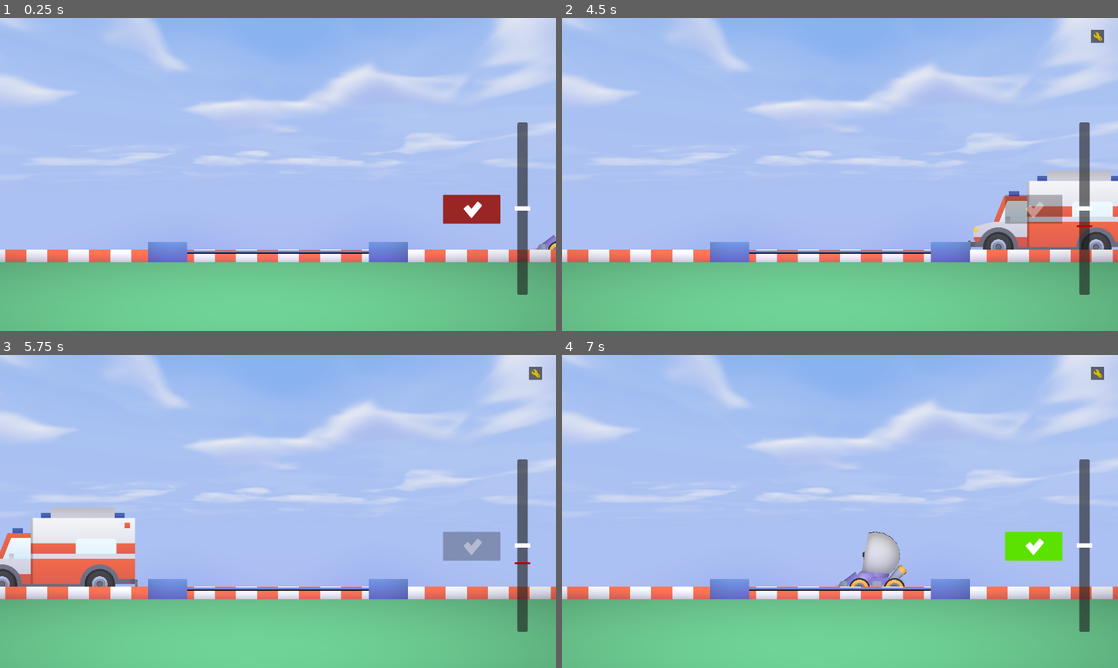
Above: before the commit, frames 1-4 (two rows, left to right).
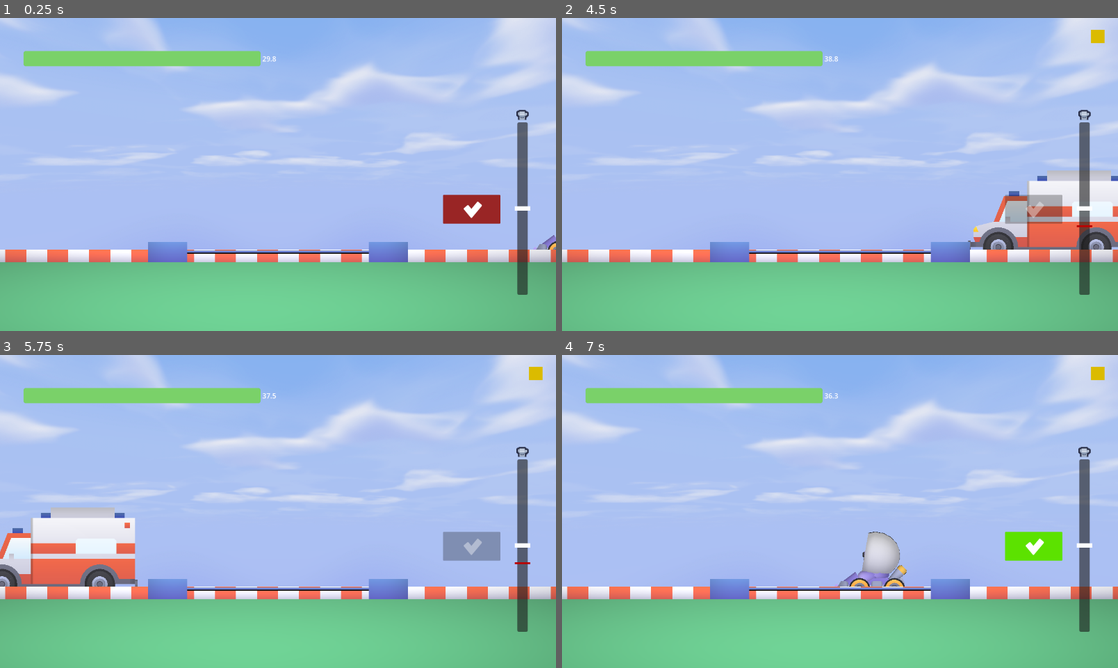
Above: after the commit, the same moments.

Repository: fabling-dev/auto-weigher
Game: Godot game, scene res://scenes/gameplay.tscn
The game is run twice, just before and just after one commit, with the same random seed, the same clock (stepped at 60 frames per second) and the same inputs.
Inputs (mouse positions are in pixels of both pictures, inside the frame that each line leads up to):
- Up to frame 1 (0.25 s): no input
- Up to frame 2 (4.5 s): click (1034, 208) at 0.5 s; click (1034, 208) at 2 s; click (1034, 208) at 4.25 s
- Up to frame 3 (5.75 s): no input
- Up to frame 4 (7 s): no input

The runs differ from the first frame. In frame 1, 2.3% of the frame differs, in the area x 4-96%, y 10-33%; in frame 2, 2.4%, in the area x 4-98%, y 3-33%; in frame 3, 2.3%; in frame 4, 2.4%.

Commit message:
Cleanup, timer implementation (basic), v1.01 fallback

Diff:
--- a/scenes/UI.tscn
+++ b/scenes/UI.tscn
@@ -1,8 +1,11 @@
 [gd_scene format=3 uid="uid://o7rq8nch8svj"]
 
 [ext_resource type="Script" uid="uid://beh5hgrc6r4sd" path="res://scripts/GUI.gd" id="1_dj8aq"]
-[ext_resource type="Texture2D" uid="uid://dc50bexthwvr0" path="res://aseprite_assets/edited_icons/checkmark_wide.png" id="2_ro3t7"]
+[ext_resource type="Texture2D" uid="uid://dc50bexthwvr0" path="res://assets/icons/checkmark_wide.png" id="2_ro3t7"]
 [ext_resource type="Script" uid="uid://xskof86eq0qs" path="res://scripts/scoredisplay.gd" id="3_5en4g"]
+[ext_resource type="Script" uid="uid://clgmqya13gw6r" path="res://scripts/timercountdown.gd" id="4_ua6yw"]
+[ext_resource type="StyleBox" uid="uid://cpigvl73oi56d" path="res://shaders/timer.tres" id="5_75u2n"]
+[ext_resource type="Texture2D" uid="uid://bna48v703icn8" path="res://assets/icons/anvil.png" id="6_3wlde"]
 
 [sub_resource type="Gradient" id="Gradient_dj8aq"]
 colors = PackedColorArray(1, 1, 1, 1, 1, 1, 1, 1)
@@ -205,7 +208,7 @@
 action_mode = 0
 icon = ExtResource("2_ro3t7")
 
-[node name="HFlowContainer" type="HFlowContainer" parent="." unique_id=1622542405]
+[node name="scorecontainer" type="HFlowContainer" parent="." unique_id=1622542405]
 layout_mode = 1
 anchors_preset = 15
 anchor_right = 1.0
@@ -222,4 +225,42 @@
 last_wrap_alignment = 3
 script = ExtResource("3_5en4g")
 
+[node name="TIMEDOWN" type="HBoxContainer" parent="." unique_id=104144763]
+layout_mode = 1
+anchors_preset = 15
+anchor_right = 1.0
+anchor_bottom = 1.0
+offset_left = 53.0
+offset_top = 74.0
+offset_right = -644.0
+offset_bottom = -608.0
+grow_horizontal = 2
+grow_vertical = 2
+script = ExtResource("4_ua6yw")
+
+[node name="timedownbar" type="ProgressBar" parent="TIMEDOWN" unique_id=708624638]
+unique_name_in_owner = true
+layout_mode = 2
+size_flags_horizontal = 3
+size_flags_vertical = 1
+theme_override_styles/fill = ExtResource("5_75u2n")
+max_value = 10.0
+value = 10.0
+allow_greater = true
+show_percentage = false
+
+[node name="timer" type="Label" parent="TIMEDOWN" unique_id=705518129]
+layout_mode = 2
+text = "0"
+
+[node name="TextureRect" type="TextureRect" parent="." unique_id=1736242435]
+custom_minimum_size = Vector2(28, 28)
+custom_maximum_size = Vector2(28, 28)
+layout_mode = 0
+offset_left = 1188.0
+offset_top = 206.0
+offset_right = 1216.0
+offset_bottom = 234.0
+texture = ExtResource("6_3wlde")
+
 [connection signal="pressed" from="Button" to="." method="_on_button_pressed"]
--- a/scenes/t1_wrench.tscn
+++ b/scenes/t1_wrench.tscn
@@ -1,6 +1,6 @@
 [gd_scene format=3 uid="uid://b0a5as1dwtfxu"]
 
-[ext_resource type="Texture2D" uid="uid://ddqgaugsqo77t" path="res://aseprite_assets/icons/wrench.png" id="1_jksff"]
+[ext_resource type="Texture2D" uid="uid://ddqgaugsqo77t" path="res://temp_assets/iconsbackup/wrench.png" id="1_jksff"]
 [ext_resource type="Script" uid="uid://bjnhcseslv0e5" path="res://scripts/t1_wrench.gd" id="2_rs6ab"]
 
 [sub_resource type="Gradient" id="Gradient_rs6ab"]
--- a/scenes/t2_wrench.tscn
+++ b/scenes/t2_wrench.tscn
@@ -1,6 +1,6 @@
 [gd_scene format=3 uid="uid://b3kl25exmtclk"]
 
-[ext_resource type="Texture2D" uid="uid://ddqgaugsqo77t" path="res://aseprite_assets/icons/wrench.png" id="1_4416o"]
+[ext_resource type="Texture2D" uid="uid://ddqgaugsqo77t" path="res://temp_assets/iconsbackup/wrench.png" id="1_4416o"]
 [ext_resource type="Script" uid="uid://cbc23ul7sm2f" path="res://scripts/t2_wrench.gd" id="2_4064g"]
 
 [sub_resource type="Gradient" id="Gradient_rs6ab"]
--- a/scenes/t3_wrench.tscn
+++ b/scenes/t3_wrench.tscn
@@ -1,6 +1,6 @@
 [gd_scene format=3 uid="uid://bc2ms6arf81gj"]
 
-[ext_resource type="Texture2D" uid="uid://ddqgaugsqo77t" path="res://aseprite_assets/icons/wrench.png" id="1_02usf"]
+[ext_resource type="Texture2D" uid="uid://ddqgaugsqo77t" path="res://temp_assets/iconsbackup/wrench.png" id="1_02usf"]
 [ext_resource type="Script" uid="uid://ba1s3ua67oh8k" path="res://scripts/t3_wrench.gd" id="2_q1r2h"]
 
 [sub_resource type="Gradient" id="Gradient_rs6ab"]
--- a/scripts/gamemanager.gd
+++ b/scripts/gamemanager.gd
@@ -7,6 +7,7 @@
 var t1_count : int = 0
 var t2_count : int = 0
 var t3_count : int = 0
+var timer : float = 0.0
 
 const upgrade_count : int = 10
 const score_up_check : int = 50
@@ -16,17 +17,21 @@
 signal addt1
 
 const carweights = {
-    "ambulance" : 100.0,
-    "spacekart" : 40.0
+	"ambulance" : 100.0,
+	"spacekart" : 40.0
 }
 
 func setcarweight() -> void:
-    carweight = int(carweights[carname] + randf_range(-5,10))
+	carweight = int(carweights[carname] + randf_range(-5,10))
 
 func update_score(points: int) -> void:
-    var new_score: int = int(score + points)
+	var new_score: int = int(score + points)
+	timerupdate(points)
 
-    if int(score)%score_up_check > new_score%score_up_check and t1_count <= upgrade_count:
-        addt1.emit()
+	if int(score)%score_up_check > new_score%score_up_check and t1_count <= upgrade_count:
+		addt1.emit()
 
-    score = new_score
+	score = new_score
+
+func timerupdate(scored : int) -> void:
+	timer += scored/4.0
--- a/scripts/score_counter.gd
+++ /dev/null
@@ -1 +0,0 @@
-extends GridContainer
--- /dev/null
+++ b/scripts/timercountdown.gd
@@ -0,0 +1,33 @@
+extends HBoxContainer
+
+@onready var timedownbar: ProgressBar = %timedownbar
+@onready var fillbox = preload("res://shaders/timer.tres")
+@onready var timerlaber: Label = $timer
+
+@export var duration : float = 30
+
+func _ready() -> void:
+	timedownbar.max_value = 10
+	GM.timer = duration
+	fillbox.bg_color = convertcolor(122,209,105,255)
+
+func _process(delta: float) -> void:
+	if GM.timer > 0:
+		GM.timer -= delta
+		timedownbar.value = GM.timer
+		timerlaber.text = str(snapped(GM.timer, 0.1))
+
+	if 10 <= GM.timer and GM.timer < 25:
+		fillbox.bg_color = convertcolor(219, 207, 72,255)
+	elif GM.timer < 10:
+		fillbox.bg_color = convertcolor(207, 50, 50,255)
+	else:
+		fillbox.bg_color = convertcolor(122,209,105,255)
+
+func convertcolor(red : int, green: int, blue: int, alpha: int) ->  Color:
+	var new_red = red/255.0
+	var new_green = green/255.0
+	var new_blue = blue/255.0
+	var new_alpha = alpha/255.0
+
+	return Color(new_red, new_green, new_blue, new_alpha)
--- /dev/null
+++ b/shaders/timer.tres
@@ -0,0 +1,13 @@
+[gd_resource type="StyleBoxFlat" format=3 uid="uid://cpigvl73oi56d"]
+
+[resource]
+content_margin_left = 2.0
+content_margin_top = 2.0
+content_margin_right = 2.0
+content_margin_bottom = 2.0
+bg_color = Color(0.8, 0, 0, 1)
+corner_radius_top_left = 6
+corner_radius_top_right = 6
+corner_radius_bottom_right = 6
+corner_radius_bottom_left = 6
+corner_detail = 6
Not shown, removed: aseprite_assets/edited_icons/checkmark_wide.png.import
Binary file removed: aseprite_assets/icons/arrowDown.png
Not shown, removed: aseprite_assets/icons/arrowDown.png.import
Binary file removed: aseprite_assets/icons/arrowLeft.png
Not shown, removed: aseprite_assets/icons/arrowLeft.png.import
Binary file removed: aseprite_assets/icons/arrowRight.png
Not shown, removed: aseprite_assets/icons/arrowRight.png.import
Binary file removed: aseprite_assets/icons/arrowUp.png
Not shown, removed: aseprite_assets/icons/arrowUp.png.import
Binary file removed: aseprite_assets/icons/audioOff.png
Not shown, removed: aseprite_assets/icons/audioOff.png.import
Binary file removed: aseprite_assets/icons/audioOn.png
(and 773 more such lines)
